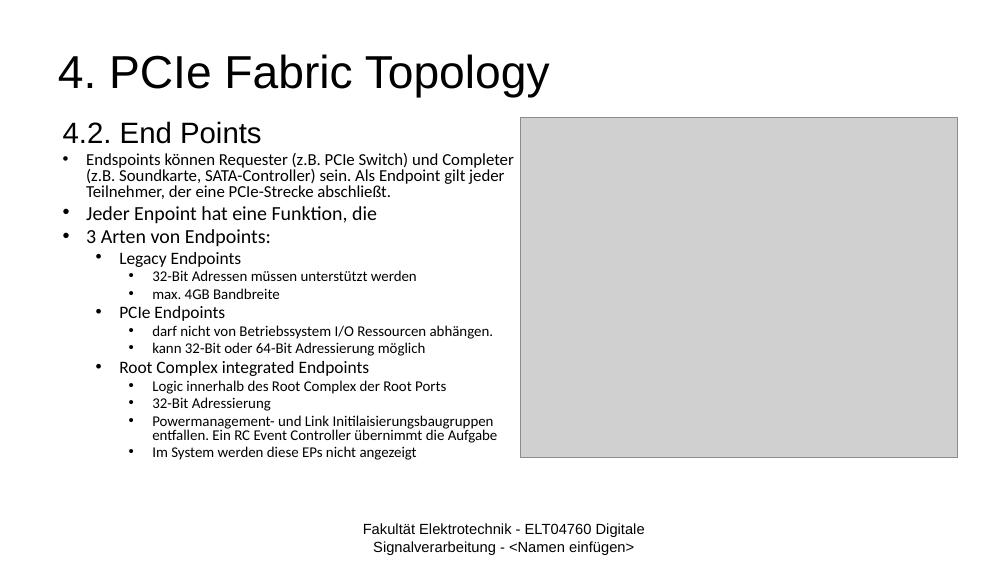
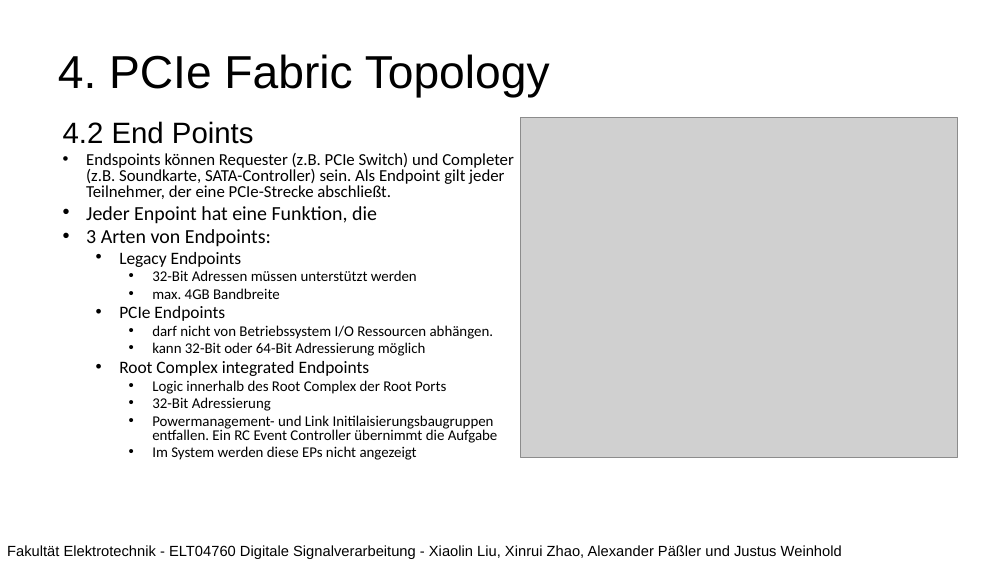
Before and after one commit to JustusDinera/Digitale-Signalverarbeitung, a slide deck: slide 9 of PCI Express_2.pptx. Drawn at 1008x567 pixels with LibreOffice and Linux fonts; fonts in the diff are those of the drawing; grey boxes stand for pictures; background and template pictures are left out. Boxes give left, top, right and bottom in pixels: in the first picture for what was removed or moved away, otherwise in the second. Text is boxed around its words. In the diff, an @@ line names an element or a change of style, - is before the commit and + after.

```diff
--- a/PCI Express_2.pptx
+++ b/PCI Express_2.pptx
@@ text at [63,121,254,144]: text changed @@
-4.2. End Points
+4.2 End Points
@@ text at [7,545,842,559]: text changed @@
-Fakultät Elektrotechnik - ELT04760 Digitale Signalverarbeitung - <Namen einfügen>
+Fakultät Elektrotechnik - ELT04760 Digitale Signalverarbeitung - Xiaolin Liu, Xinrui Zhao, Alexander Päßler und Justus Weinhold
```
Also in this commit, not shown: 19 other slides changed.
